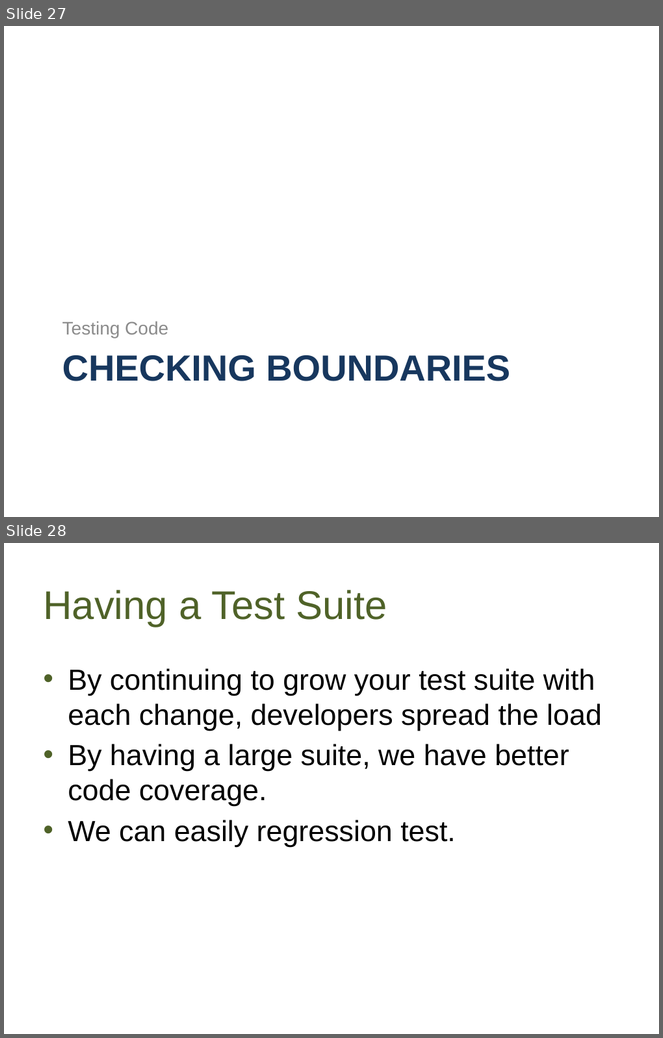
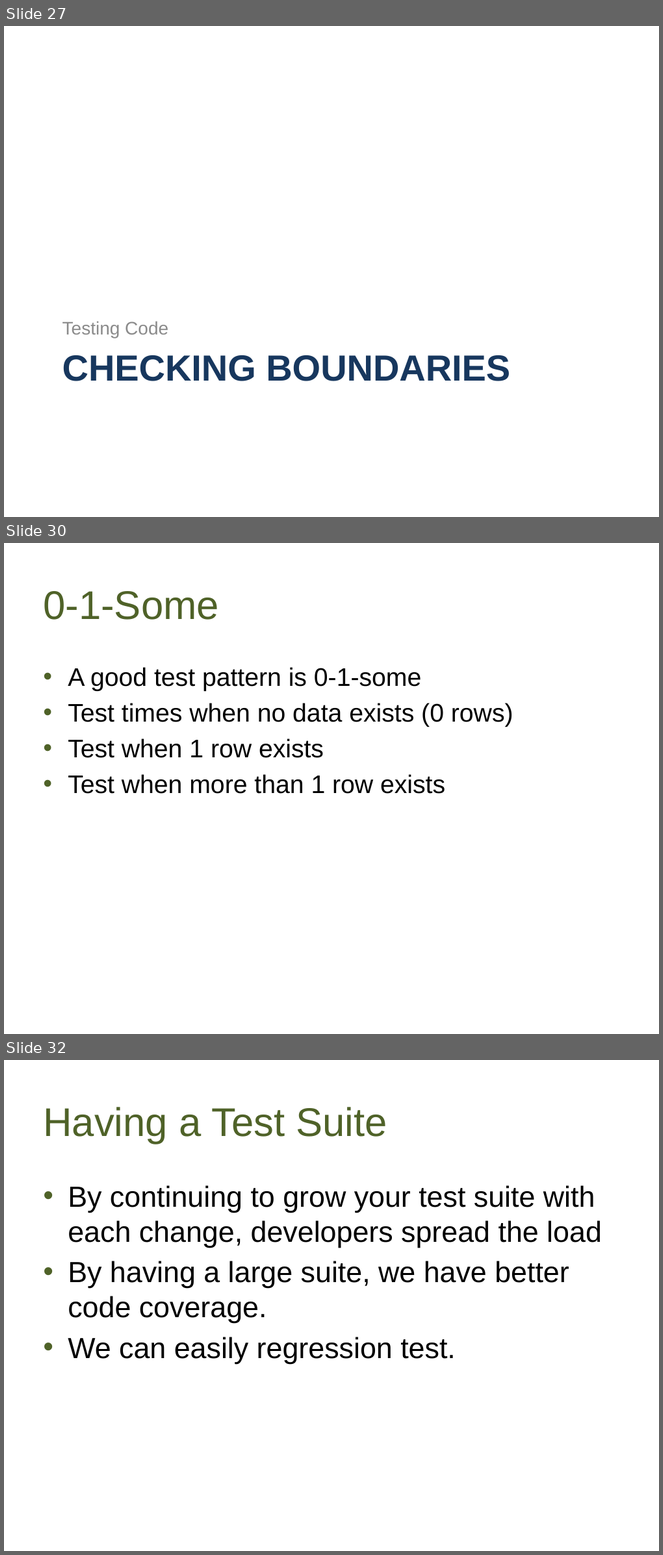
Before and after one commit to way0utwest/UnitTestingTSQL, a slide deck: UnitTestingTSQL.pptx. Shown one above the other, each under a label of ours: slides 27 and 28 before the commit, slides 27, 30 and 32 after it; the slides between them are not shown. The pictures are 663x1038 and 663x1555 pixels, drawn with LibreOffice and Linux fonts; fonts in the diff are those of the drawing; background and template pictures are left out. Boxes give left, top, right and bottom in pixels: in the first picture for what was removed or moved away, otherwise in the second. Text is boxed around its words. In the diff, an @@ line names an element or a change of style, - is before the commit and + after.

Commit message:
New slides for demos, added the 0-1-some pattern in case there is time

```diff
--- a/UnitTestingTSQL.pptx
+++ b/UnitTestingTSQL.pptx
@@ slide 30 added at <box>4,543,659,1034</box>, background picture (left out) @@
@@ title added at <box>43,591,218,620</box>, 44 pt, text #4F6228 @@
+0-1-Some
@@ text added at <box>68,667,514,794</box>, 28 pt, text #000000 @@
+• A good test pattern is 0-1-some
+• Test times when no data exists (0 rows)
+• Test when 1 row exists
+• Test when more than 1 row exists
@@ what was slide 28 is now slide 32 @@
```
Also in this commit, not shown: 2 slides changed, 4 other slides added, 6 other files.
